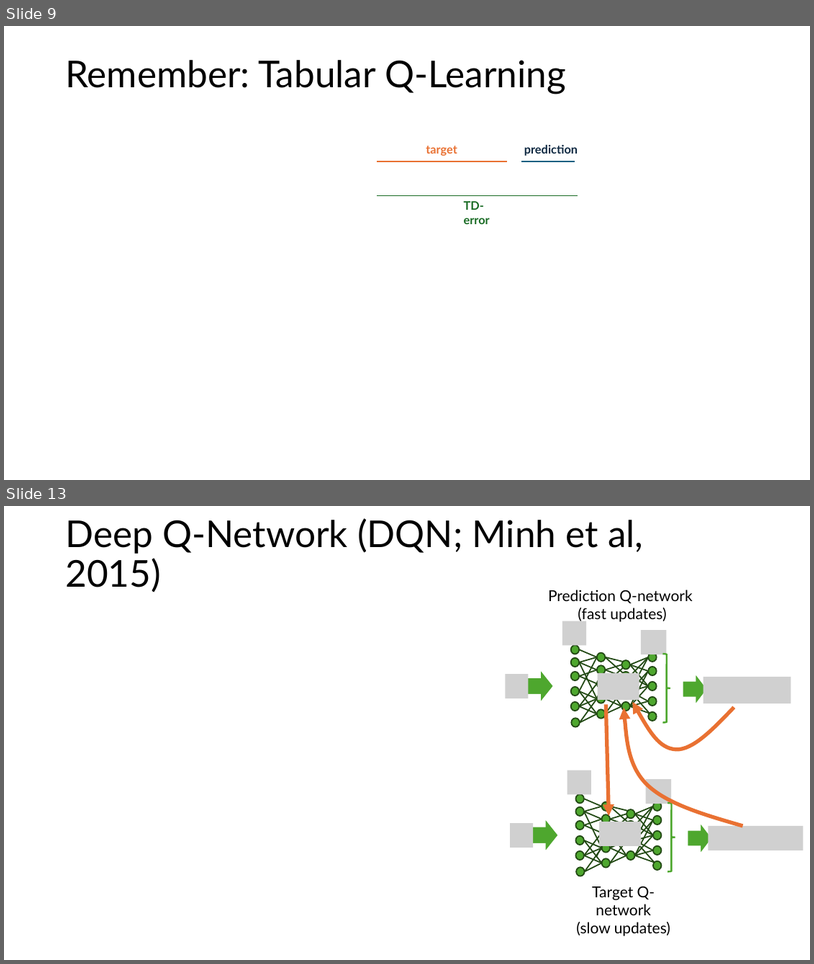
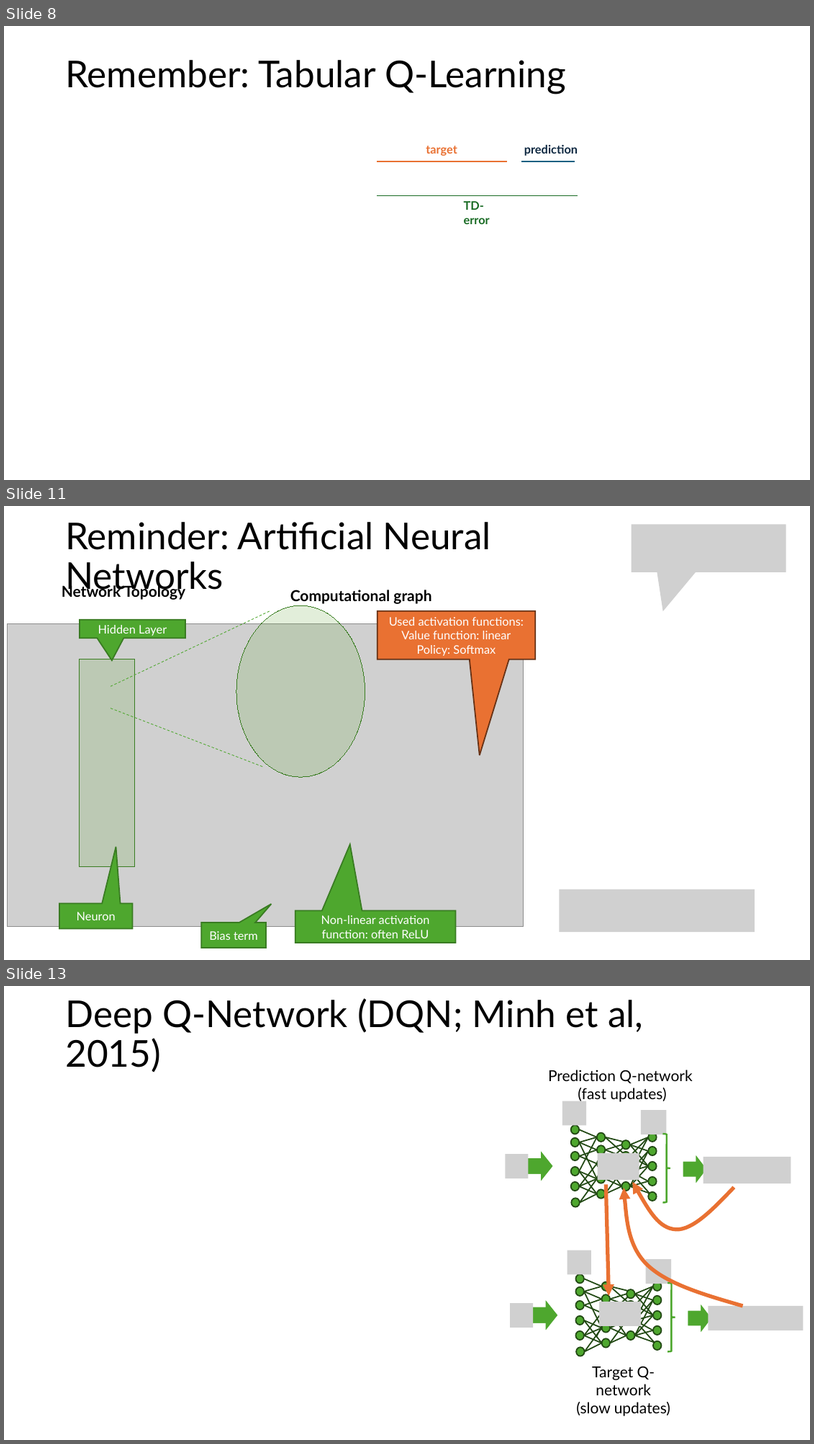
Before and after one commit to mhahsler/Introduction_to_Reinforcement_Learning, a slide deck: slides/Lecture_DRL.pptx. Shown one above the other, each under a label of ours: slides 9 and 13 before the commit, slides 8, 11 and 13 after it; the slides between them are not shown. The pictures are 814x964 and 814x1444 pixels, drawn with LibreOffice and Linux fonts; fonts in the diff are those of the drawing; grey boxes stand for pictures. Boxes give left, top, right and bottom in pixels: in the first picture for what was removed or moved away, otherwise in the second. Text is boxed around its words. In the diff, an @@ line names an element or a change of style, - is before the commit and + after.

```diff
--- a/slides/Lecture_DRL.pptx
+++ b/slides/Lecture_DRL.pptx
@@ slide 11 added at <box>4,506,810,960</box>, background #FFFFFF @@
@@ title added at <box>65,522,491,596</box>, 44 pt, text #000000 @@
+Reminder: Artificial Neural Networks
@@ picture added at <box>632,524,787,572</box> @@
@@ text added at <box>62,584,185,600</box>, 18 pt, text #000000, bold @@
+Network Topology
@@ group added at <box>7,590,536,947</box>: 5 speech boxes, 2 lines, 1 picture, 1 rectangle, 1 text, 1 ellipse @@
+Bias term
+Non-linear activation function: often ReLU
+Computational graph
+Neuron
+Hidden Layer
+Used activation functions:
+Value function: linear
+Policy: Softmax
@@ picture added at <box>559,889,755,932</box> @@
@@ what was slide 9 is now slide 8 @@
```
Also in this commit, not shown: 4 slides changed, 1 other file.
